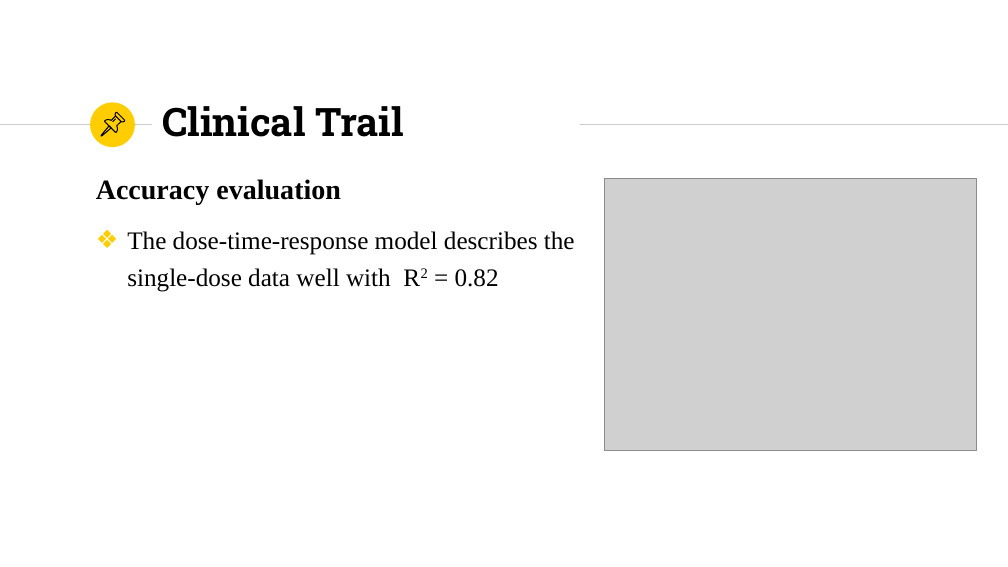
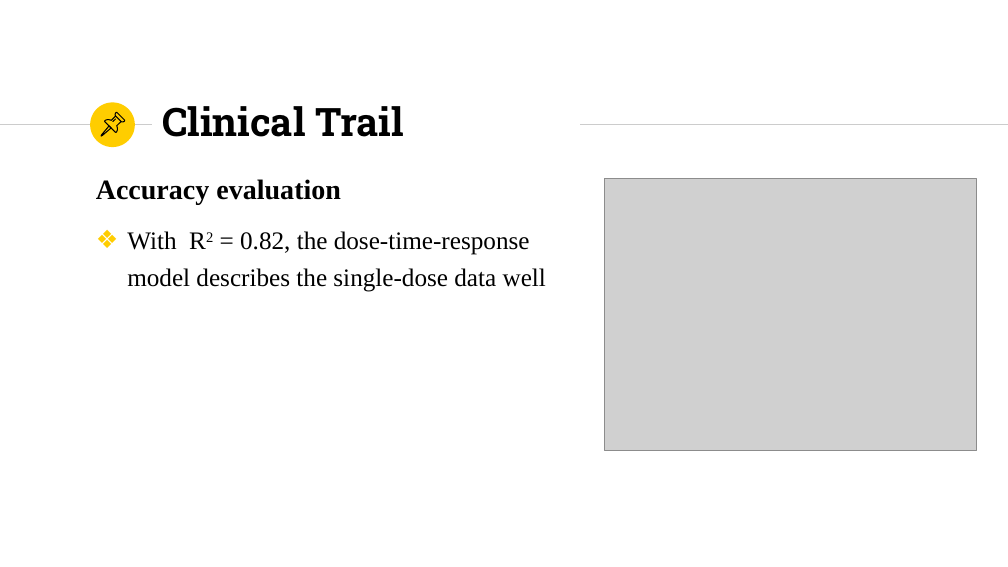
Before and after one commit to YokyZhang/IS4250, a slide deck: slide 24 of Project/IS4250Presentation.pptx. Drawn at 1008x567 pixels with LibreOffice and Linux fonts; fonts in the diff are those of the drawing; grey boxes stand for pictures. Boxes give left, top, right and bottom in pixels: in the first picture for what was removed or moved away, otherwise in the second. Text is boxed around its words. In the diff, an @@ line names an element or a change of style, - is before the commit and + after.

```diff
--- a/Project/IS4250Presentation.pptx
+++ b/Project/IS4250Presentation.pptx
@@ text at (127, 231, 546, 292): text changed @@
-❖ The dose-time-response model describes the single-dose data well with R2 = 0.82
+❖ With R2 = 0.82, the dose-time-response model describes the single-dose data well
```
Also in this commit, not shown: 3 other slides changed, 1 other file.
